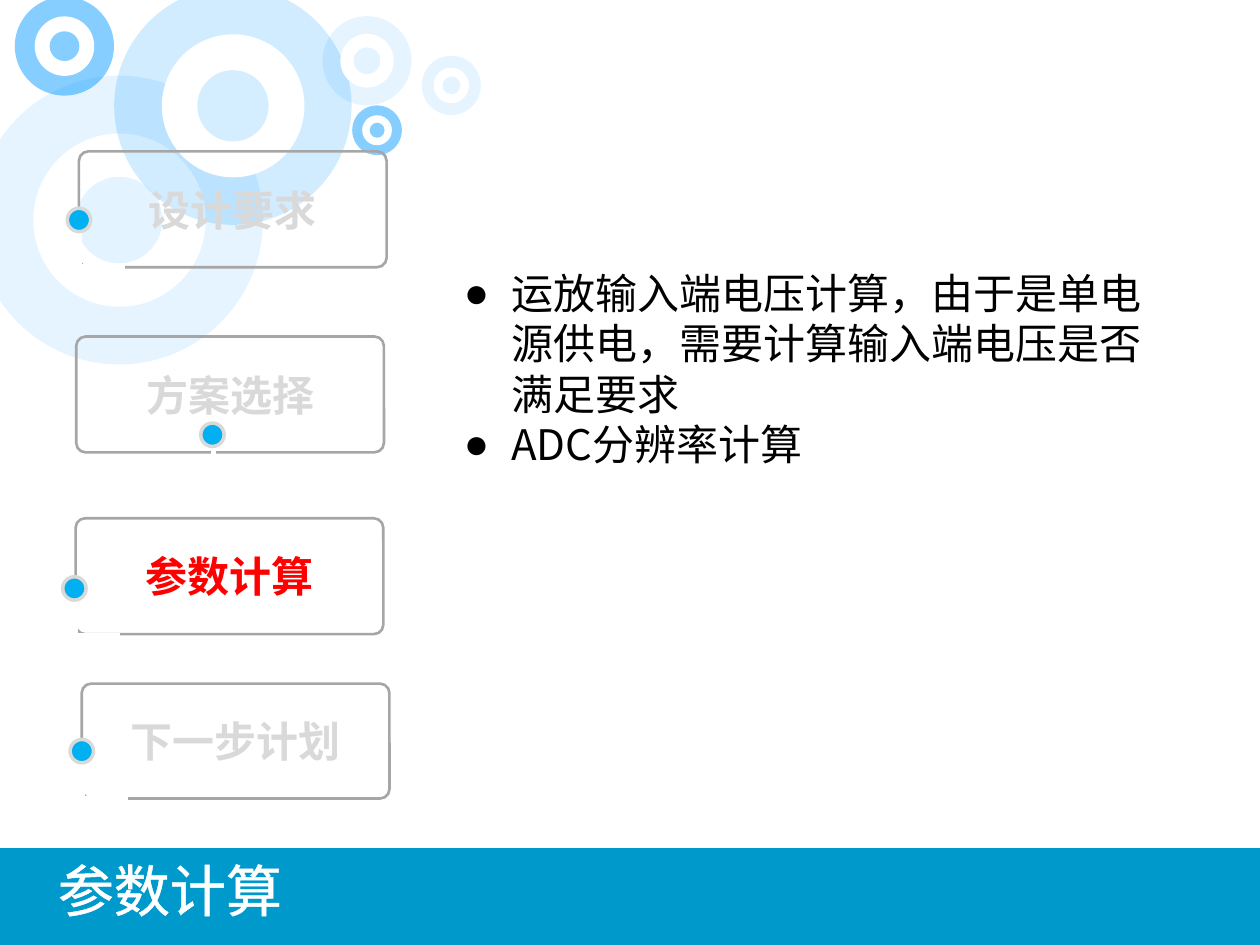
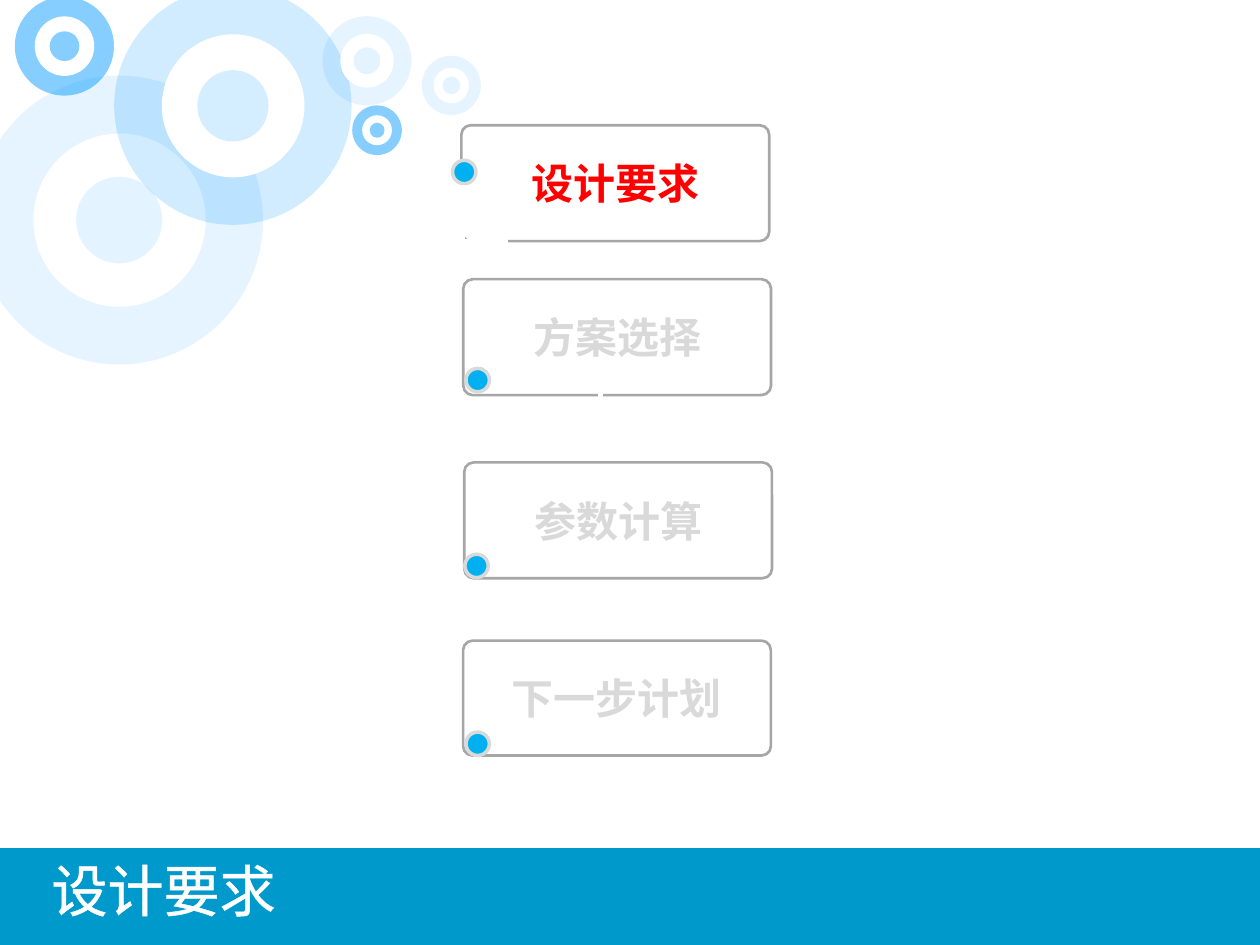
Before and after one commit to wyu0725/2MSPS-DAQ_CARD, a slide deck: slide 2 of 2M采样率双通道数据采集卡.pptx (slide 6 before the commit). Drawn at 1260x945 pixels with LibreOffice and Linux fonts; fonts in the diff are those of the drawing. Boxes give left, top, right and bottom in pixels: in the first picture for what was removed or moved away, otherwise in the second. Text is boxed around its words. In the diff, an @@ line names an element or a change of style, - is before the commit and + after.

```diff
--- a/2M采样率双通道数据采集卡.pptx
+++ b/2M采样率双通道数据采集卡.pptx
@@ rounded rectangle "设计要求": place and size @@
-rounded rectangle "设计要求" at bbox=[79, 151, 387, 267]
+rounded rectangle "设计要求" at bbox=[461, 125, 769, 241]
@@ rounded rectangle "设计要求" at bbox=[461, 125, 769, 241]: text colour #D9D9D9 to #FF0000 @@
@@ ellipse: place and size @@
-ellipse at bbox=[67, 208, 91, 232]
+ellipse at bbox=[452, 160, 476, 184]
@@ line moved from (76, 580) - (76, 638) to (462, 185) - (462, 243) @@
@@ line moved from (214, 481) - (258, 481) to (464, 242) - (508, 242) @@
@@ rounded rectangle "方案选择": place and size @@
-rounded rectangle "方案选择" at bbox=[77, 336, 384, 452]
+rounded rectangle "方案选择" at bbox=[464, 280, 771, 396]
@@ text removed at bbox=[511, 273, 1141, 464] @@
-● 运放输入端电压计算，由于是单电源供电，需要计算输入端电压是否满足要求
-● ADC分辨率计算
@@ ellipse: place and size @@
-ellipse at bbox=[200, 423, 224, 447]
+ellipse at bbox=[466, 368, 490, 392]
@@ line moved from (79, 210) - (79, 268) to (600, 368) - (600, 426) @@
@@ line moved from (76, 635) - (121, 635) to (601, 425) - (645, 425) @@
@@ rounded rectangle "参数计算": place and size @@
-rounded rectangle "参数计算" at bbox=[76, 518, 383, 634]
+rounded rectangle "参数计算" at bbox=[464, 462, 771, 578]
@@ rounded rectangle "参数计算" at bbox=[464, 462, 771, 578]: text colour #FF0000 to #D9D9D9 @@
@@ line moved from (213, 426) - (213, 484) to (457, 553) - (457, 611) @@
@@ ellipse: place and size @@
-ellipse at bbox=[63, 577, 87, 601]
+ellipse at bbox=[465, 554, 489, 578]
@@ line moved from (81, 267) - (125, 267) to (459, 610) - (503, 610) @@
@@ rounded rectangle "下一步计划": place and size @@
-rounded rectangle "下一步计划" at bbox=[82, 684, 389, 799]
+rounded rectangle "下一步计划" at bbox=[464, 640, 771, 755]
@@ line removed from (83, 742) to (83, 800) @@
@@ ellipse: place and size @@
-ellipse at bbox=[71, 740, 94, 764]
+ellipse at bbox=[466, 732, 490, 756]
@@ line removed from (83, 799) to (129, 799) @@
@@ text at bbox=[52, 864, 276, 917]: text changed @@
-参数计算
+设计要求
```
Also in this commit, not shown: 11 other slides changed, 12 slides added, 5 slides removed, 6 other files.
